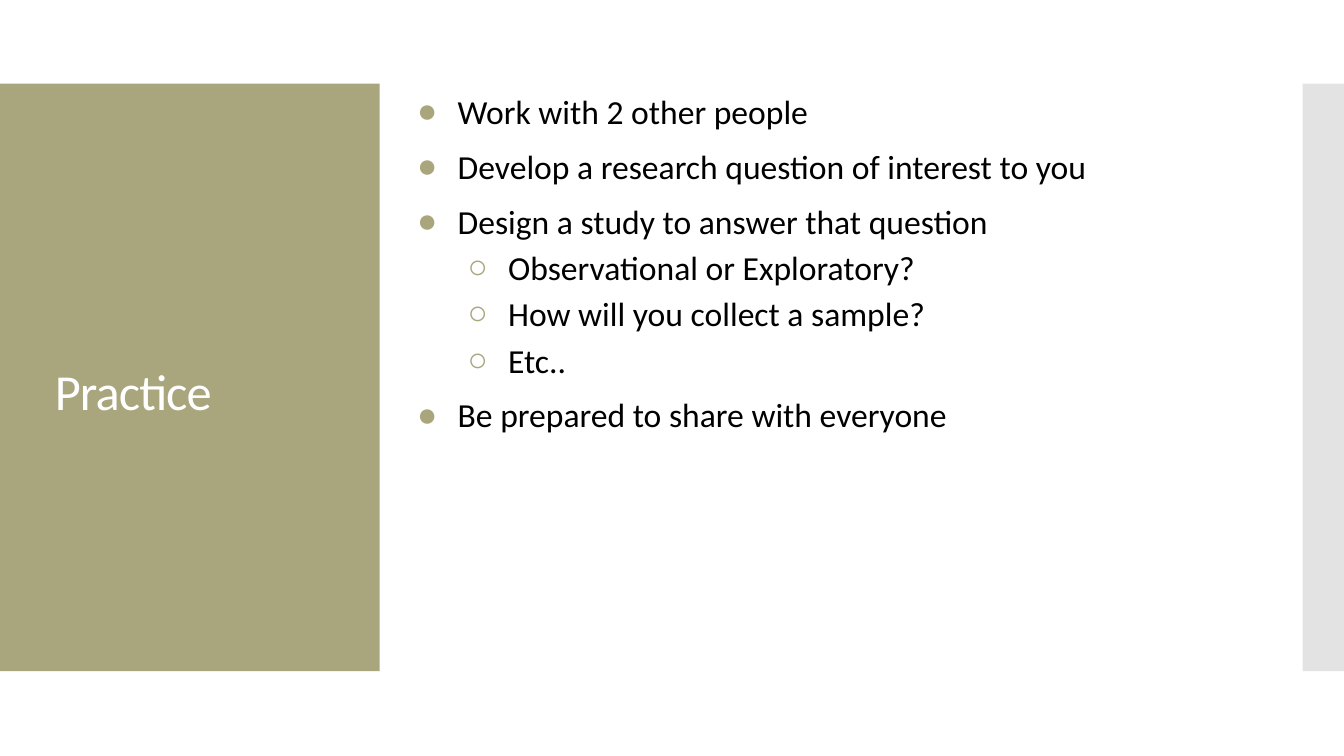
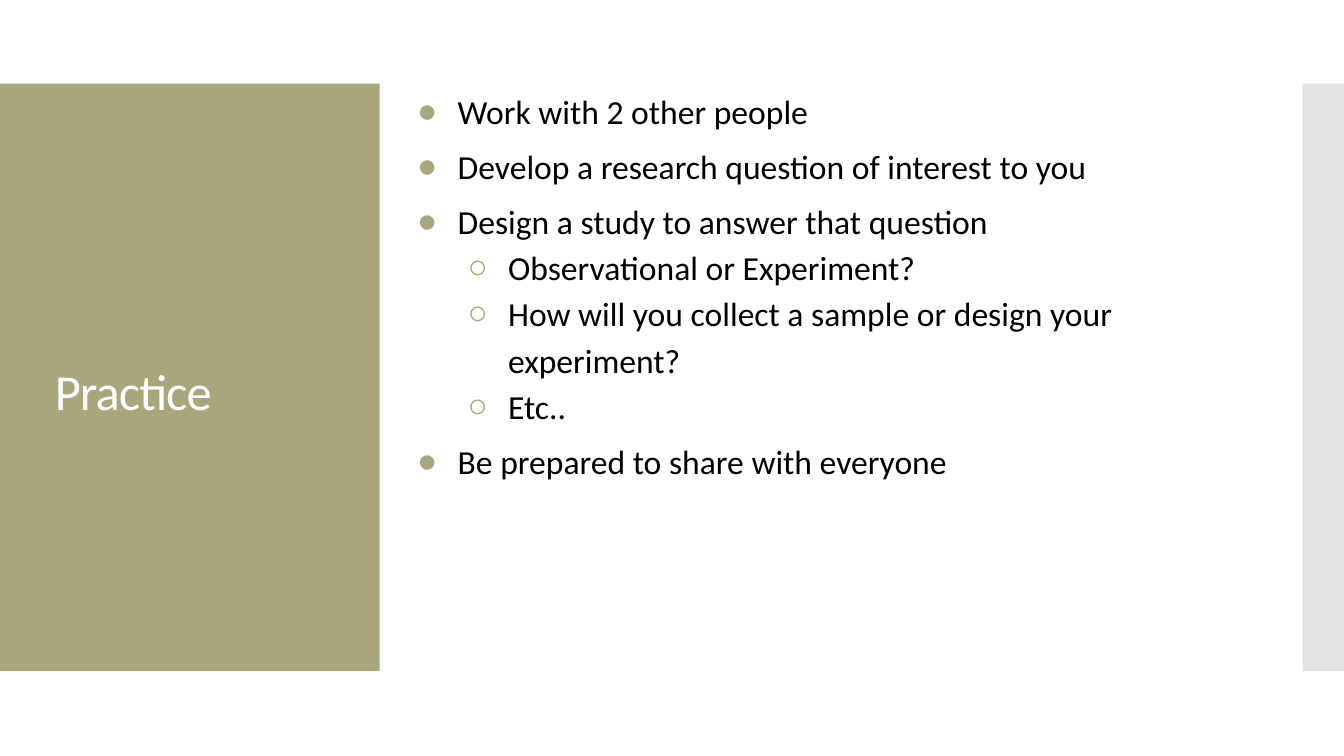
Before and after one commit to amosca01/MATH108-F23, a slide deck: slide 68 of slides/02-data-collection.pptx (slide 58 before the commit). Drawn at 1344x756 pixels with LibreOffice and Linux fonts; fonts in the diff are those of the drawing. Boxes give left, top, right and bottom in pixels: in the first picture for what was removed or moved away, otherwise in the second. Text is boxed around its words. In the diff, an @@ line names an element or a change of style, - is before the commit and + after.

```diff
--- a/slides/02-data-collection.pptx
+++ b/slides/02-data-collection.pptx
@@ text at <box>508,256,1112,379</box>: text changed @@
-  ○ Observational or Exploratory?
-  ○ How will you collect a sample?
+  ○ Observational or Experiment?
+  ○ How will you collect a sample or design your experiment?
```
Also in this commit, not shown: 19 other slides changed, 12 slides added, 2 slides removed, 3 other files.
